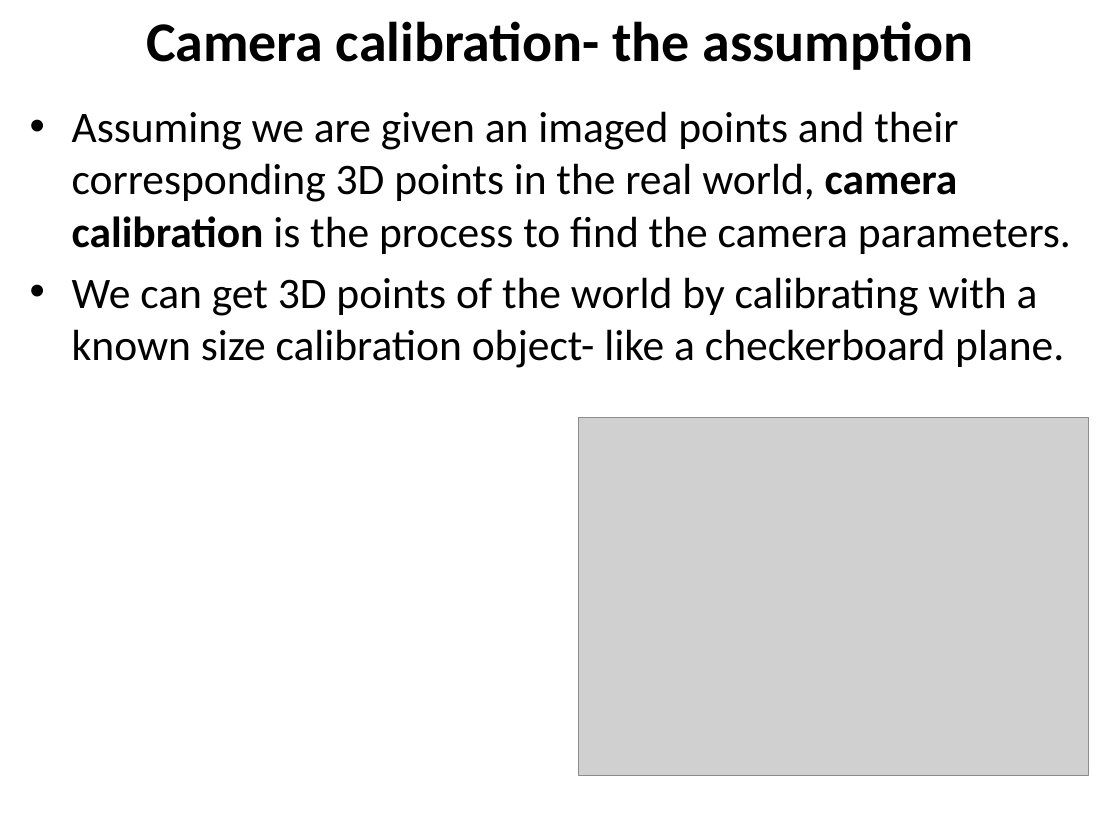
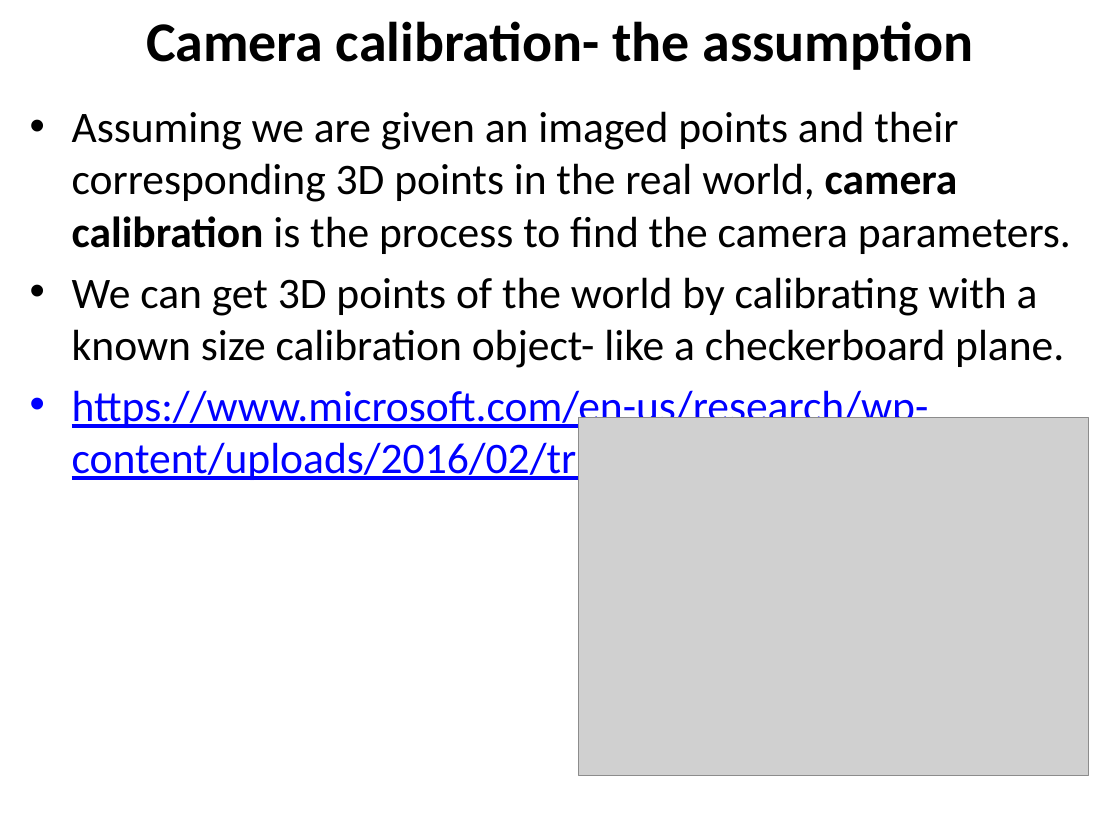
Before and after one commit to YoniChechik/AI_is_Math, a slide deck: slide 40 of c_07_camera_calibration/camera calibration.pptx (slide 35 before the commit). Drawn at 1120x840 pixels with LibreOffice and Linux fonts; fonts in the diff are those of the drawing; grey boxes stand for pictures. Boxes give left, top, right and bottom in pixels: in the first picture for what was removed or moved away, otherwise in the second. Text is boxed around its words. In the diff, an @@ line names an element or a change of style, - is before the commit and + after.

```diff
--- a/c_07_camera_calibration/camera calibration.pptx
+++ b/c_07_camera_calibration/camera calibration.pptx
@@ text at (72,390,929,484): paragraph added @@
+• https://www.microsoft.com/en-us/research/wp-content/uploads/2016/02/tr98-71.pdf
```
Also in this commit, not shown: 1 other slide changed, 1 slide removed, 14 other files.
